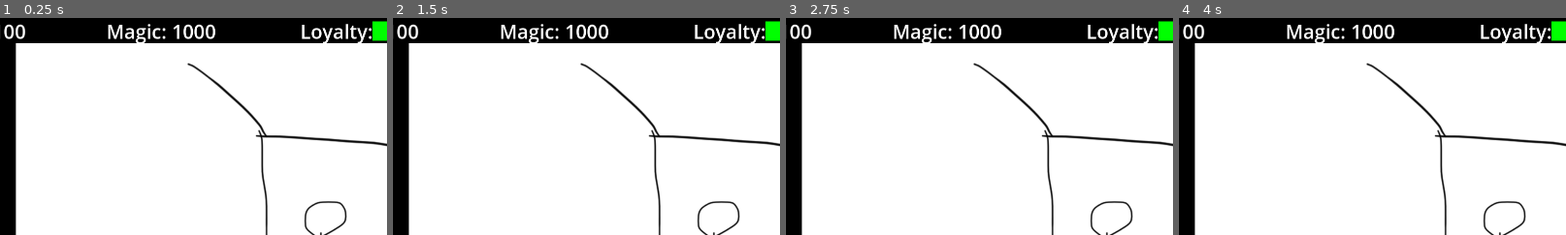
Above: before the commit, frames 1-4 (left to right).
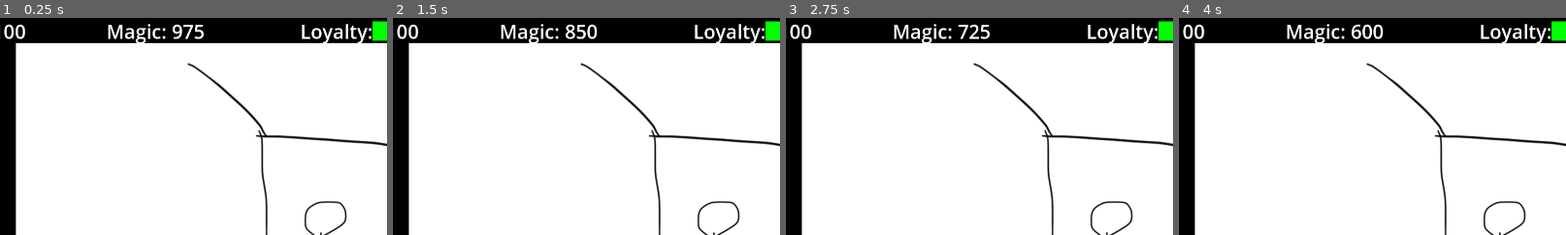
Above: after the commit, the same moments.

Repository: ShroomySquid/Ludum_Dare
Game: Godot game, scene res://node_2d.tscn
Same seed, same stepped clock (60 frames per second), same inputs: the game is played once before the commit and once after it.
Inputs:
- Up to frame 1 (0.25 s): no input
- Up to frame 2 (1.5 s): no input
- Up to frame 3 (2.75 s): no input
- Up to frame 4 (4 s): no input
The pictures show only the part of the screen within x 11-61%, y 0-50%; the shares and areas given below are measured in that part.

The runs differ from the first frame. In frame 1, 0.4% of the frame differs, in the area x 44-56%, y 2-10%; in frame 2, 0.3%; in frame 3, 0.4%; in frame 4, 0.2%.

Commit message:
start adding very basic game logic

Diff:
--- a/ui_prototype/Control.gd
+++ b/ui_prototype/Control.gd
@@ -12,7 +12,10 @@
 
 # Called every frame. 'delta' is the elapsed time since the previous frame.
 func _process(delta):
+	magic_count -= delta * cultist_count
+	if (int(magic_count) == 0):
+		print("Dead you are, try again you must.")
 	$cultist_label.text = "Cultists: " + str(cultist_count)
-	$magic_label.text = "Magic: " + str(magic_count)
+	$magic_label.text = "Magic: " + str(int(magic_count))
 	$loyalty_bar.value = loyalty_percent
 	$prisoners_label.text = "Prisoners: " + str(prisoners_count)
